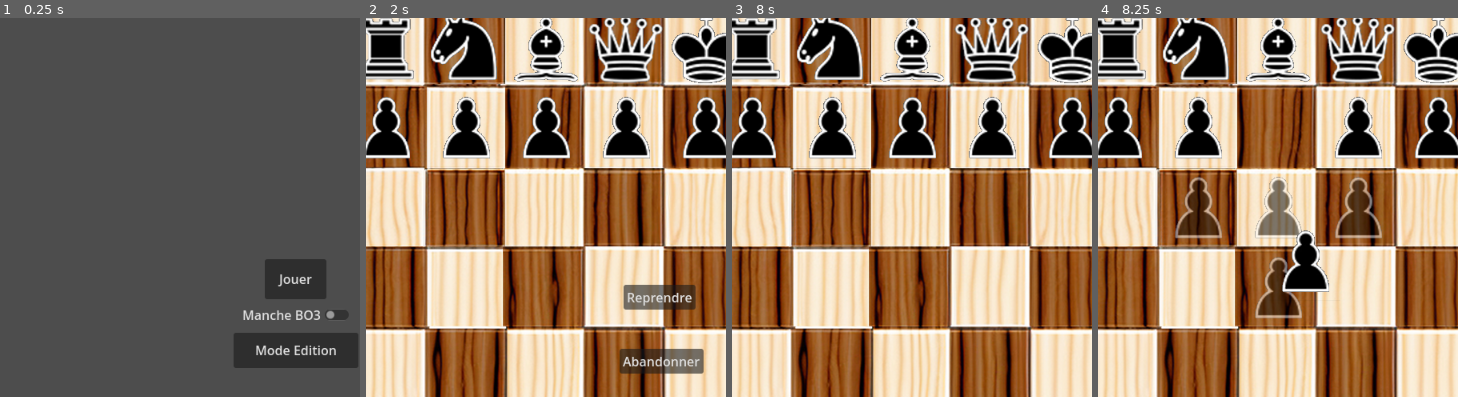
Above: before the commit, frames 1-4 (left to right).
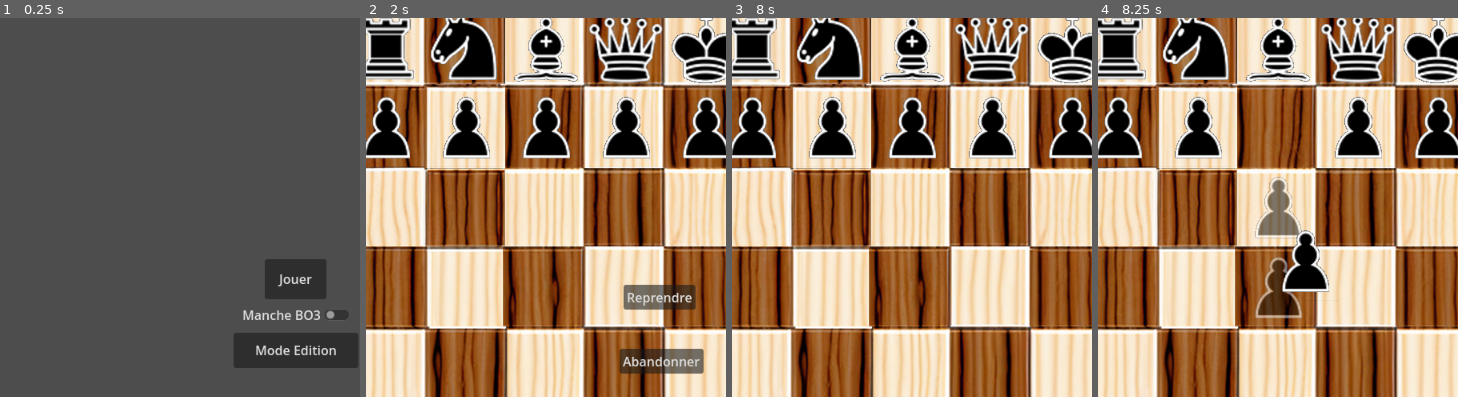
Above: after the commit, the same moments.

Repository: FabriceValmont/ChessGame-in-Godot4
Game: Godot game, scene res://Scene/menu.tscn
The game is run twice, just before and just after one commit, with the same random seed, the same clock (stepped at 60 frames per second) and the same inputs.
Inputs (mouse positions are % of the whole screen's width and height, from its top left):
- Up to frame 1 (0.25 s): no input
- Up to frame 2 (2 s): click "Jouer" at 0.5 s; click "Menu" at 1.25 s
- Up to frame 3 (8 s): click "Reprendre" at 2 s; tap Enter at 2.75, 4.25, 5.75 s; move the mouse to (79, 47) at 2.77 s; hold Shift 2.78-3.5 s; click (79, 47) at 2.92 s; tap Space at 3.5, 5, 7.25 s; drag from (32, 57) to (16, 78) at 3.52 s; move the mouse to (66, 29) at 4.27 s; tap Ctrl at 4.35 s; click (66, 29) at 4.42 s; drag from (49, 73) to (72, 78) at 5.02 s; move the mouse to (88, 68) at 5.77 s; tap Alt at 5.85 s; click (88, 68) at 5.92 s; drag from (21, 36) to (38, 78) at 6.52 s; move the mouse to (60, 52) at 7.27 s; hold Shift from 7.28 s (still down); click (60, 52) at 7.42 s
- Up to frame 4 (8.25 s): release Shift at 8 s; drag from (38, 26) to (49, 78) at 8.02 s
The pictures show only the part of the screen within x 13-63%, y 11-61%; the shares and areas given below are measured in that part.

Frames 1-3 are identical in both runs. In frame 4, 2.7% of the frame differs, in the area x 21-79%, y 41-59%.
Error in both runs: Invalid access to property or key 'i' on a base object of type 'null instance'. (res://Script/Variable_global.gd:1128)

Commit message:
Affichage total final

Diff:
--- a/Script/Pawn.gd
+++ b/Script/Pawn.gd
@@ -509,27 +509,36 @@
 	for f in range (1,2):
 		if chessBoard[i+(f*dy)][j+(f*dx)] == "x":
 			break
-		if chessBoard[i+(f*dy)][j+(f*dx)] == "0":
+		if chessBoard[i+(f*dy)][j+(f*dx)] == "0" and dx == 0 :
 			createNewPieceMovePreview(dx,dy,f,color)
 		elif chessBoard[i+(f*dy)][j+(f*dx)] != "0" and color2 in chessBoard[i+(f*dy)][j+(f*dx)]:
 			createNewPieceMovePreview(dx,dy,f,color)
-			break
 		elif chessBoard[i+(f*dy)][j+(f*dx)] != "0" and color in chessBoard[i+(f*dy)][j+(f*dx)]:
 			break
 
 
 func previewAllMove():
 	if white == true:
-		previewMove(0, -1, "White", "Black")
-		previewMove(0, -2, "White", "Black")
-		previewMove(-1, -1, "White", "Black")
-		previewMove(1, -1, "White", "Black")
+		if initialPosition == true :
+			previewMove(0, -1, "White", "Black")
+			previewMove(0, -2, "White", "Black")
+			previewMove(-1, -1, "White", "Black")
+			previewMove(1, -1, "White", "Black")
+		elif initialPosition == false :
+			previewMove(0, -1, "White", "Black")
+			previewMove(-1, -1, "White", "Black")
+			previewMove(1, -1, "White", "Black")
 
 	elif white == false:
-		previewMove(0, 1, "Black", "White")
-		previewMove(0, 2, "Black", "White")
-		previewMove(-1, 1, "Black", "White")
-		previewMove(1, 1, "Black", "White")
+		if initialPosition == true :
+			previewMove(0, 1, "Black", "White")
+			previewMove(0, 2, "Black", "White")
+			previewMove(-1, 1, "Black", "White")
+			previewMove(1, 1, "Black", "White")
+		elif initialPosition == false :
+			previewMove(0, 1, "Black", "White")
+			previewMove(-1, 1, "Black", "White")
+			previewMove(1, 1, "Black", "White")
 
 func deleteAllChildMovePreview():
 	var numberOfChildren = get_node("/root/gameScreen/MovePreview").get_child_count()
